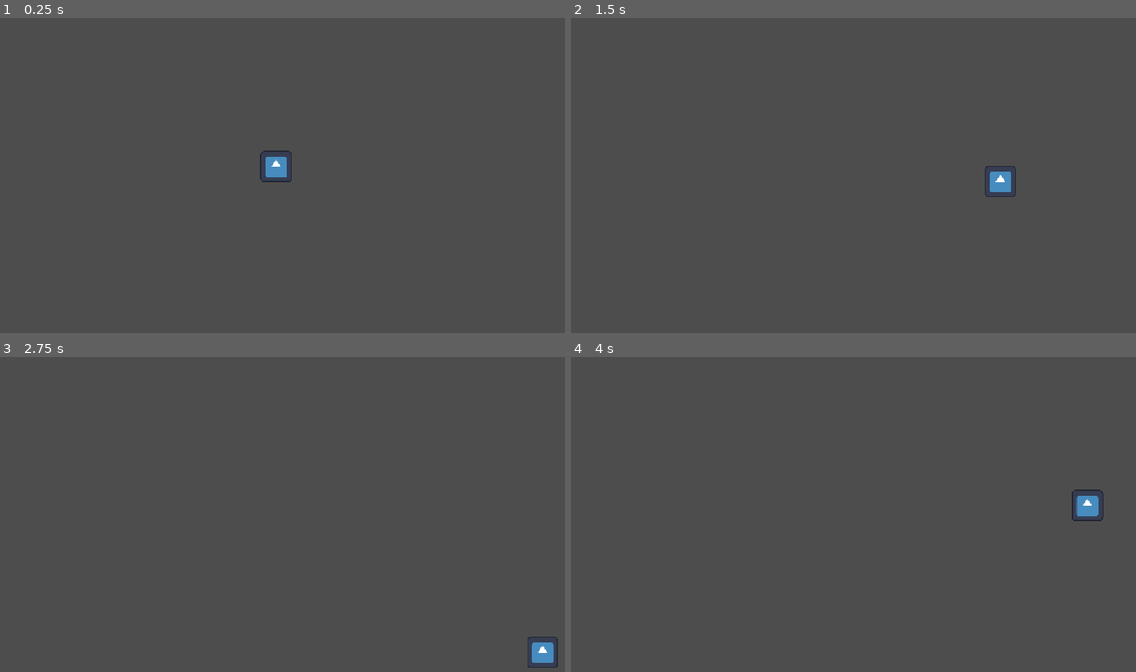
Above: before the commit, frames 1-4 (two rows, left to right).
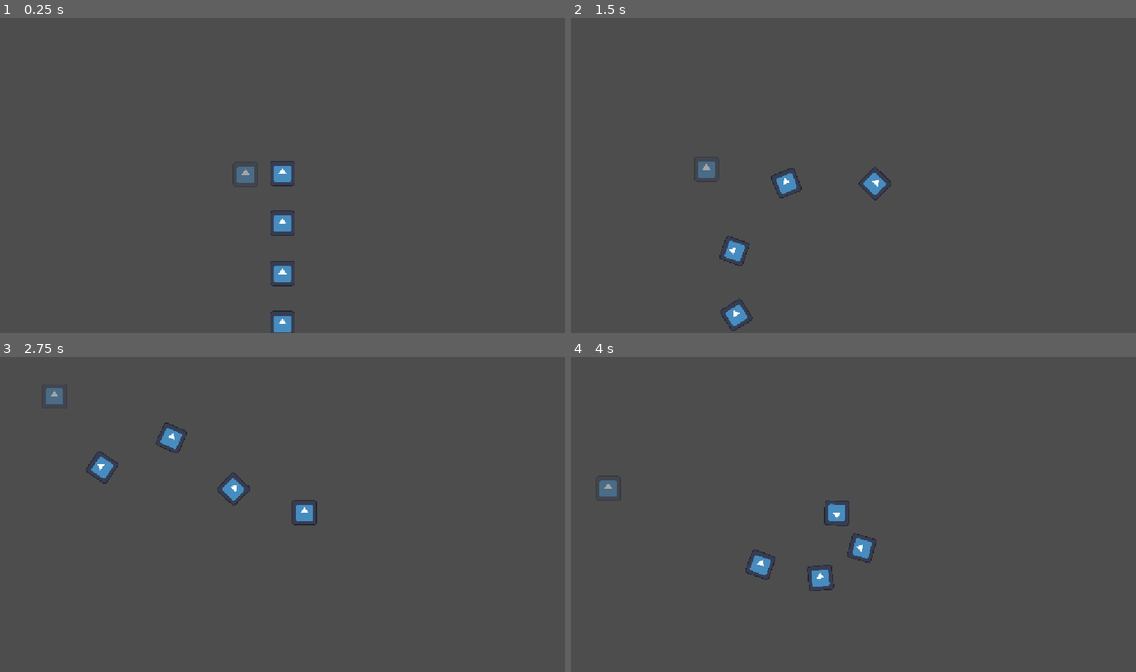
Above: after the commit, the same moments.

Repository: michaelaudrey777-boop/Hands-On
Game: Godot game, scene res://scenes/main.tscn
Same seed, same stepped clock (60 frames per second), same inputs: the game is played once before the commit and once after it. The engine's default icon, where the game draws it, is replaced by a stand-in: a white triangle on a blue panel in a dark square.
Inputs:
- Up to frame 1 (0.25 s): no input
- Up to frame 2 (1.5 s): tap Enter at 0.5 s; hold D (Right) 0.53-1.28 s; hold S (Down) from 1.28 s (still down)
- Up to frame 3 (2.75 s): release S (Down) at 2.03 s; hold D (Right) from 2.03 s (still down)
- Up to frame 4 (4 s): release D (Right) at 2.78 s; hold W (Up) 2.78-3.53 s; hold A (Left) from 3.53 s (still down)

The runs differ from the first frame. In frame 1, 1.1% of the frame differs, in the area x 41-53%, y 42-100%; in frame 2, 1.3%; in frame 3, 1.3%; in frame 4, 1.3%, in the area x 5-95%, y 39-75%.

Commit message:
Added ant follower

Diff:
--- /dev/null
+++ b/ant-icipate/ant_follower.gd
@@ -0,0 +1,41 @@
+extends Area2D
+
+@export var delay_seconds: float = 0.25
+@export var follow_distance: float = 128.0
+@export var move_speed: float = 400.0
+@export var turn_speed: float = 12.0
+
+var target: Node2D = null
+var position_history: Array[Vector2] = []
+
+func _ready() -> void:
+	add_to_group("followers")
+	body_entered.connect(_on_body_entered)
+	if target == null:
+		modulate = Color(1, 1, 1, 0.5)
+
+func _physics_process(delta: float) -> void:
+	if target == null:
+		return
+
+	position_history.append(target.global_position)
+
+	var delay_frames := int(delay_seconds * Engine.physics_ticks_per_second)
+	if position_history.size() <= delay_frames:
+		return
+
+	var delayed_target_pos: Vector2 = position_history.pop_front()
+
+	if global_position.distance_to(delayed_target_pos) > follow_distance + 0.5:
+		var direction := global_position.direction_to(delayed_target_pos)
+		rotation = lerp_angle(rotation, direction.angle(), turn_speed * delta)
+		global_position = global_position.move_toward(delayed_target_pos, move_speed * delta)
+
+func set_target(new_target: Node2D) -> void:
+	target = new_target
+	position_history.clear()
+	modulate = Color.WHITE
+
+func _on_body_entered(body: Node2D) -> void:
+	if target == null and body.has_method("recruit_follower"):
+		body.recruit_follower(self)
--- /dev/null
+++ b/ant-icipate/scenes/ant_follower.tscn
@@ -0,0 +1,21 @@
+[gd_scene format=3 uid="uid://daheniun45xih"]
+
+[ext_resource type="Script" uid="uid://b4o25nyt0n1r7" path="res://ant_follower.gd" id="1_xvavd"]
+[ext_resource type="Texture2D" uid="uid://d2rhl62u8luks" path="res://icon.svg" id="2_nja82"]
+
+[sub_resource type="CircleShape2D" id="CircleShape2D_68yga"]
+radius = 62.289646
+
+[node name="Ant_follower" type="Area2D" unique_id=606158279]
+script = ExtResource("1_xvavd")
+follow_distance = 128.0
+
+[node name="Sprite2D" type="Sprite2D" parent="." unique_id=466855707]
+position = Vector2(0, -33)
+scale = Vector2(0.5, 0.5)
+texture = ExtResource("2_nja82")
+
+[node name="CollisionShape2D" type="CollisionShape2D" parent="." unique_id=858513878]
+position = Vector2(0, -33)
+scale = Vector2(0.5, 0.5)
+shape = SubResource("CircleShape2D_68yga")
--- a/ant-icipate/scenes/ant_leader.tscn
+++ b/ant-icipate/scenes/ant_leader.tscn
@@ -2,12 +2,14 @@
 
 [ext_resource type="Script" uid="uid://kogqxoro7ctd" path="res://scripts/ant_leader.gd" id="1_ybn63"]
 [ext_resource type="Texture2D" uid="uid://d2rhl62u8luks" path="res://icon.svg" id="2_cjlpn"]
+[ext_resource type="PackedScene" uid="uid://daheniun45xih" path="res://scenes/ant_follower.tscn" id="2_g8mh1"]
 
 [sub_resource type="CircleShape2D" id="CircleShape2D_68yga"]
 radius = 31.06445
 
 [node name="Ant_leader" type="CharacterBody2D" unique_id=1506983490]
 script = ExtResource("1_ybn63")
+follower_scene = ExtResource("2_g8mh1")
 
 [node name="Sprite2D" type="Sprite2D" parent="." unique_id=1326260948]
 position = Vector2(0, -33)
@@ -17,3 +19,9 @@
 [node name="CollisionShape2D" type="CollisionShape2D" parent="." unique_id=1584586649]
 position = Vector2(0, -30)
 shape = SubResource("CircleShape2D_68yga")
+
+[node name="Camera2D" type="Camera2D" parent="." unique_id=1166363298]
+position = Vector2(0, -30)
+zoom = Vector2(0.8, 0.8)
+position_smoothing_enabled = true
+position_smoothing_speed = 6.0
--- /dev/null
+++ b/ant-icipate/scenes/main.gd
@@ -0,0 +1,29 @@
+extends Node2D
+
+@export var follower_scene: PackedScene
+@export var spawn_interval: float = 10.0
+@export var max_total_followers: int = 10
+@export var spawn_area_min: Vector2 = Vector2(100, 100)
+@export var spawn_area_max: Vector2 = Vector2(1050, 550)
+
+func _ready() -> void:
+	var timer := Timer.new()
+	timer.wait_time = spawn_interval
+	timer.autostart = true
+	timer.timeout.connect(_on_spawn_timer_timeout)
+	add_child(timer)
+
+func _on_spawn_timer_timeout() -> void:
+	if follower_scene == null:
+		return
+
+	var current_count := get_tree().get_nodes_in_group("followers").size()
+	if current_count >= max_total_followers:
+		return
+
+	var wild_follower := follower_scene.instantiate() as Node2D
+	wild_follower.global_position = Vector2(
+		randf_range(spawn_area_min.x, spawn_area_max.x),
+		randf_range(spawn_area_min.y, spawn_area_max.y)
+	)
+	add_child(wild_follower)
--- a/ant-icipate/scenes/main.tscn
+++ b/ant-icipate/scenes/main.tscn
@@ -1,8 +1,15 @@
 [gd_scene format=3 uid="uid://m0kiktvkuiyr"]
 
+[ext_resource type="Script" uid="uid://b41t4037rjk05" path="res://scenes/main.gd" id="1_0wfyh"]
 [ext_resource type="PackedScene" uid="uid://bg748ng8nu5yn" path="res://scenes/ant_leader.tscn" id="1_o5qli"]
+[ext_resource type="PackedScene" uid="uid://daheniun45xih" path="res://scenes/ant_follower.tscn" id="3_sugp2"]
 
 [node name="Main" type="Node2D" unique_id=1787259563]
+script = ExtResource("1_0wfyh")
+follower_scene = ExtResource("3_sugp2")
 
 [node name="Ant_leader" parent="." unique_id=1506983490 instance=ExtResource("1_o5qli")]
 position = Vector2(563, 341)
+
+[node name="ant_follower" parent="." unique_id=606158279 instance=ExtResource("3_sugp2")]
+position = Vector2(469, 344)
--- a/ant-icipate/scripts/ant_leader.gd
+++ b/ant-icipate/scripts/ant_leader.gd
@@ -3,9 +3,44 @@
 @export var speed: float = 400.0
 @export var acceleration: float = 2000.0
 @export var friction: float = 2500.0
+@export var turn_speed: float = 12.0
+
+@export_group("Follower Settings")
+@export var follower_scene: PackedScene
+@export var starting_followers: int = 3
+@export var max_followers: int = 10
+
+var followers: Array[Node2D] = []
+
+func _ready() -> void:
+	spawn_initial_followers()
 
 func _physics_process(delta: float) -> void:
 	var input := Input.get_vector("Left", "Right", "Up", "Down")
 	var rate := acceleration if input else friction
 	velocity = velocity.move_toward(input * speed, rate * delta)
+
+	if velocity.length() > 10.0:
+		rotation = lerp_angle(rotation, velocity.angle(), turn_speed * delta)
+
 	move_and_slide()
+
+func spawn_initial_followers() -> void:
+	if follower_scene == null:
+		push_warning("Follower Scene di Inspector AntLeader masih kosong!")
+		return
+
+	for i in range(starting_followers):
+		var follower := follower_scene.instantiate() as Node2D
+		var spacing: float = follower.get("follow_distance") if follower.get("follow_distance") != null else 128.0
+		follower.global_position = global_position + Vector2(0, (i + 1) * spacing)
+		get_parent().add_child.call_deferred(follower)
+		recruit_follower(follower)
+
+func recruit_follower(follower: Node2D) -> void:
+	if follower in followers or followers.size() >= max_followers:
+		return
+
+	var target_node: Node2D = self if followers.is_empty() else followers.back()
+	followers.append(follower)
+	follower.set_target(target_node)
Not shown, added: ant-icipate/ant_follower.gd.uid
Not shown, added: ant-icipate/scenes/main.gd.uid
